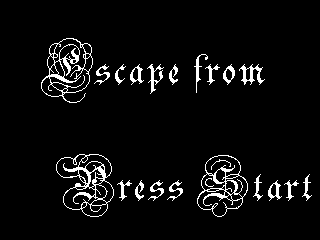
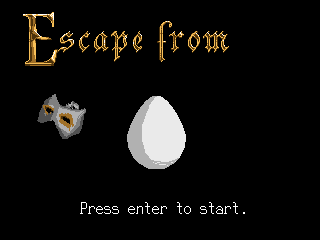
The second w=320, h=240 image is a revision of the first. Changes to its layers:
removed layer "Press Start" over bbox(56, 154, 312, 217)
added layer "Layer 4" above "scape from copy" over bbox(80, 96, 245, 214)
added layer "scape from copy" above "E" over bbox(23, 12, 229, 69)
renamed "Escape from" to "scape from", hid it, painted on it over bbox(41, 38, 265, 103)
added layer "Layer 6" above "Layer 5" over bbox(37, 94, 86, 139)
